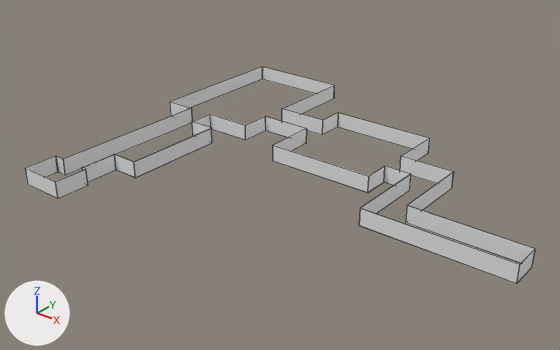
An edit to the FBX model Assets/Level_Design/Models/PrototypeLevels/Level0/Level0Walls.fbx, drawn before and after from the same camera.
One viewpoint serves both versions: a 50 mm camera at (29.7, -87.7, 58.2) aimed at (-44.8, 5.5, 0.4). Arrows for +X, +Y and +Z are at lower left; the lights stay in place. Mesh edges are drawn as thin lines. Where no turn or scale is listed for an object, it has been applied to the vertices. Vertices at the same position are counted once.

The scene before the commit, as lines of its bpy script (objects in view):
```python
me_cube = bpy.data.meshes.new('Cube')
me_cube.from_pydata(...)  # 256 vertices, 254 faces; spans x -80.1..0.1, y -23.0..43.0, z 0.0..3.0
me_cube.materials.append(mat_level0wallsmain)  # its picture is missing
ob_cube = bpy.data.objects.new('Cube', me_cube)
ob_cube.location = (0.0, 0.0, 0.0)
```
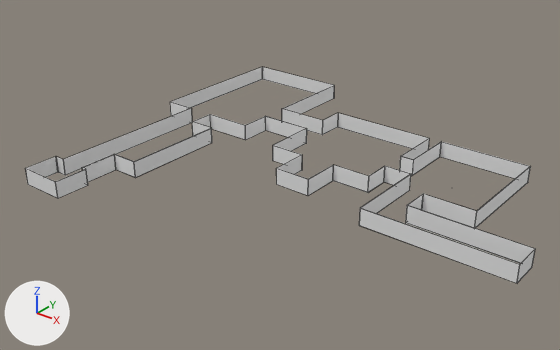
Commit message: Updated Level0 new map

What differs and where, as boxes (x1, y1, x2, y2) in the pictures (560 x 350 px):
part 1 of me_cube, built on: before (273, 145, 454, 210); after (273, 142, 531, 228)

What changed in the scene script:
```text
Change me_cube:
    used by ob_cube; location = (0.0, 0.0, 0.0)
    remove me_cube.from_pydata(...)  # 256 vertices, 254 faces; spans x -80.1..0.1, y -23.0..43.0, z 0.0..3.0
    add me_cube.from_pydata(...)  # 328 vertices, 319 faces; spans x -80.1..0.1, y -23.0..43.0, z 0.0..3.0
    me_cube part 1
    4 vertices are removed from x -20.0, y 20.0, z 3.0
    15 faces are deleted
    76 vertices are added at x -43.5..-10.9, y 2.9..30.0, z 0.0..3.0
    80 new faces join them
```
